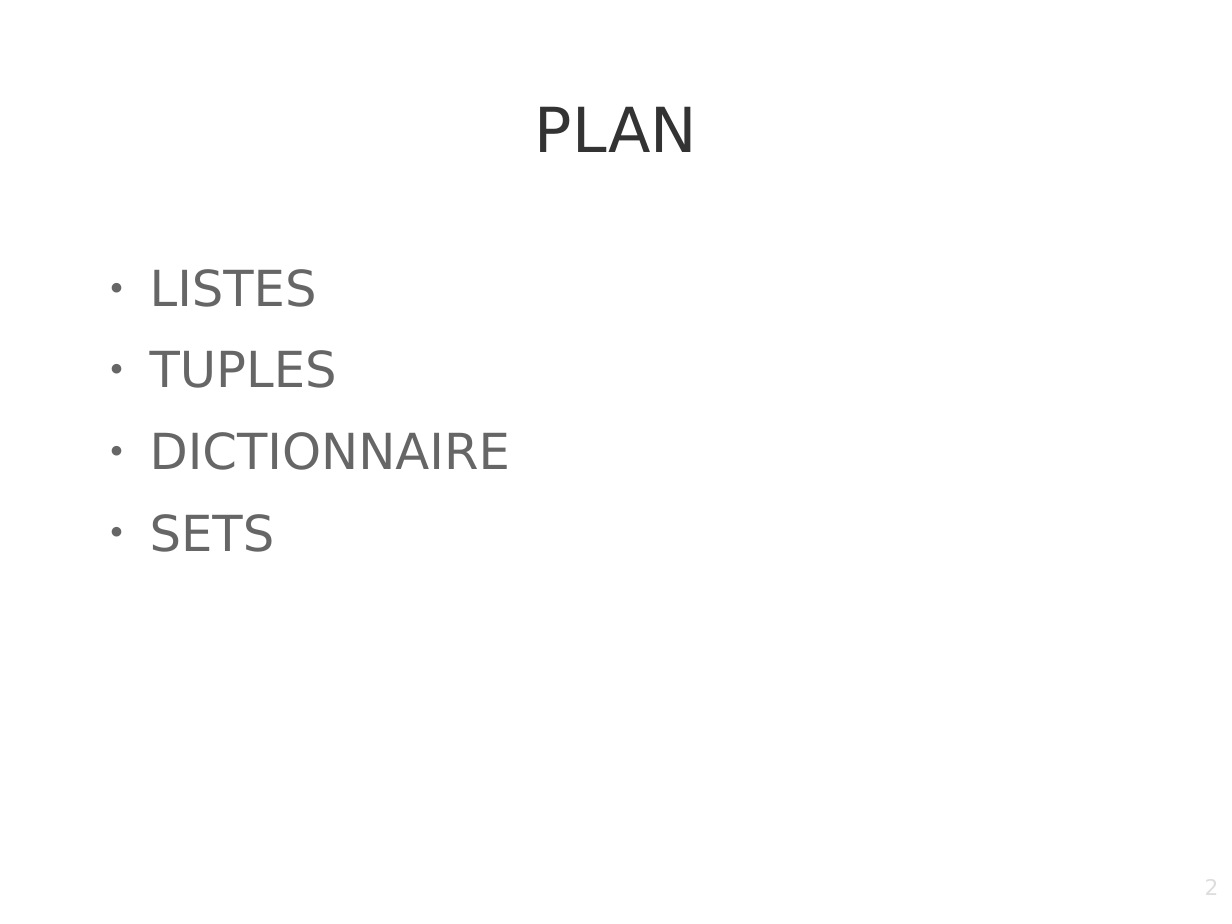
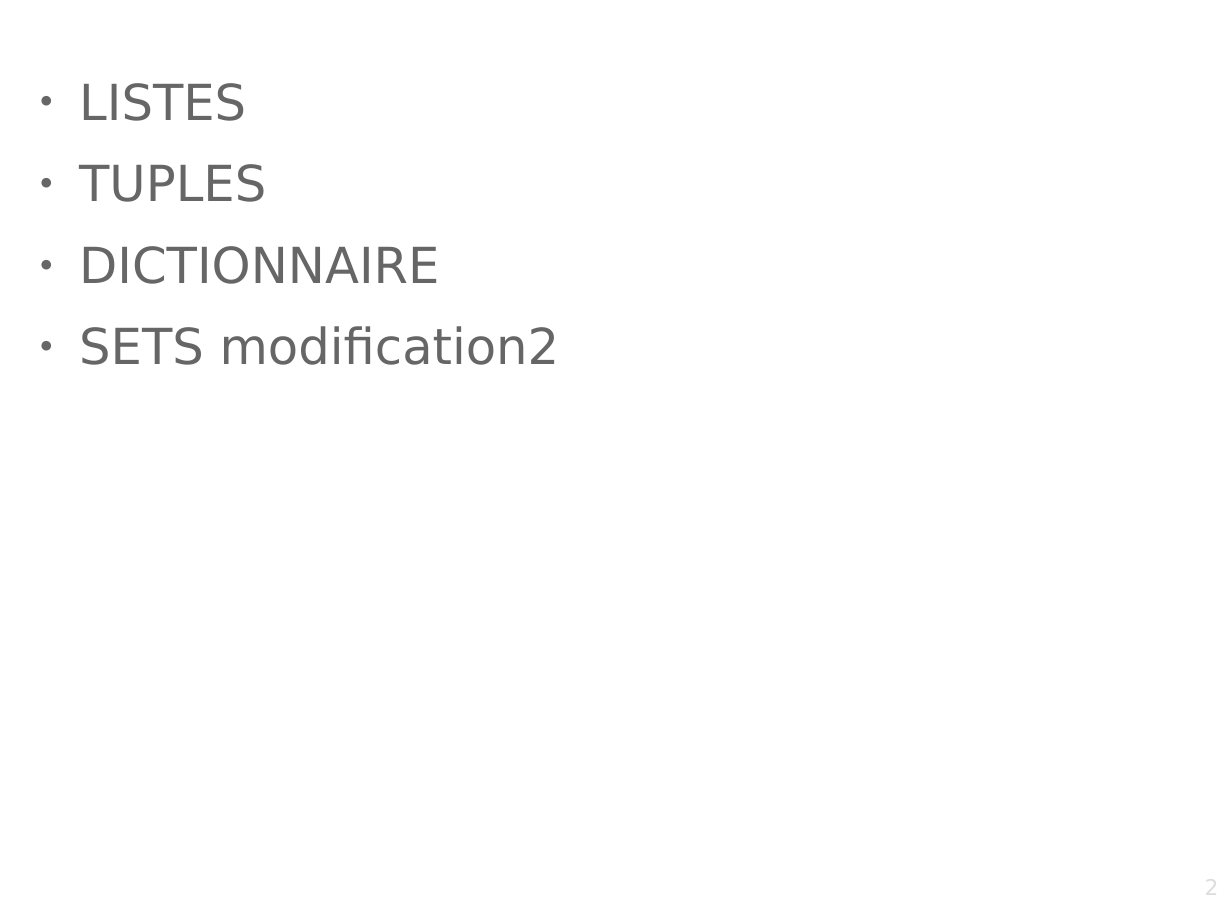
Before and after one commit to elvisfouba/projet1, a slide deck: slide 2 of Activité3.odp_0.odp. Drawn at 1232x924 pixels with LibreOffice and Linux fonts; fonts in the diff are those of the drawing; background and template pictures are left out. Boxes give left, top, right and bottom in pixels: in the first picture for what was removed or moved away, otherwise in the second. Text is boxed around its words. In the diff, an @@ line names an element or a change of style, - is before the commit and + after.

Commit message:
modification ok

```diff
--- a/Activité3.odp_0.odp
+++ b/Activité3.odp_0.odp
@@ text "LISTES": place and size @@
-text "LISTES" at box(150, 269, 510, 552)
+text "LISTES" at box(79, 83, 560, 365)
@@ title removed at box(535, 106, 697, 152) @@
-PLAN
@@ text at box(79, 326, 560, 365): text changed @@
-● SETS
+● SETS modification2
```
Also in this commit, not shown: 1 other file.
